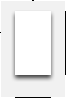
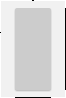
Layer changes from the first 66 x 98 image to the second:
painted on "Shape 3" over box(65, 8, 66, 90)
painted on "Layer 1" over box(15, 8, 51, 90)
added layer "Layer 2" (20%) over box(11, 8, 55, 92)
